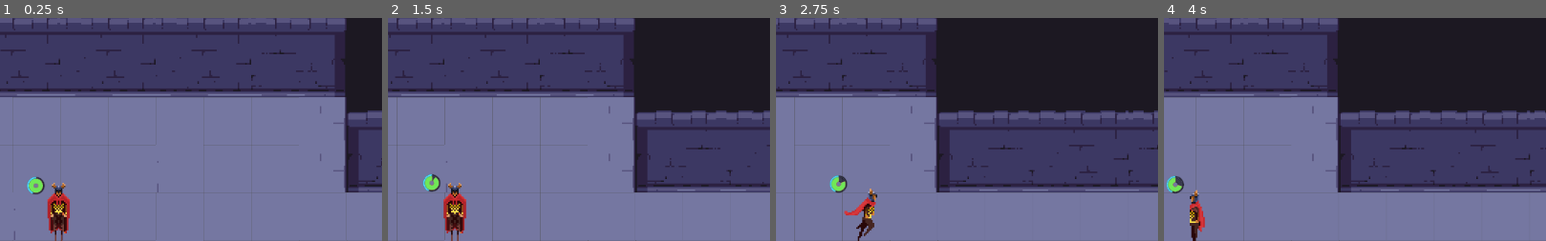
Above: before the commit, frames 1-4 (left to right).
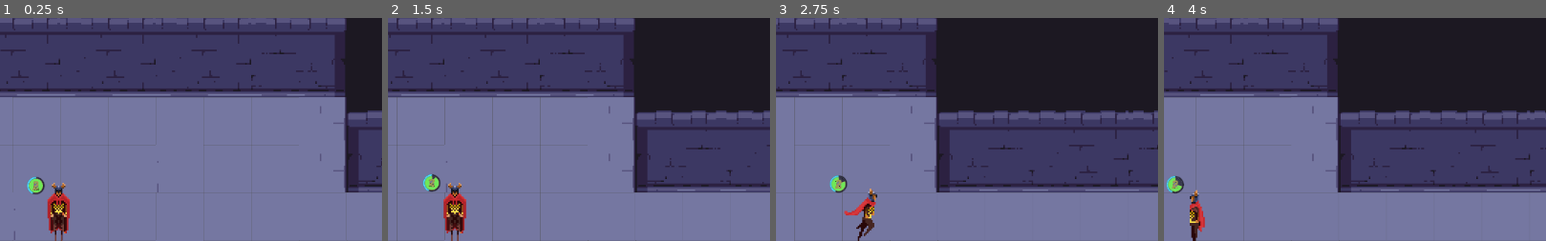
Above: after the commit, the same moments.

Repository: JoshMooney/Godot-Wild-Jam-17
Game: Godot game, scene res://Scenes/Sandbox.tscn
Same seed, same stepped clock (60 frames per second), same inputs: the game is played once before the commit and once after it.
Inputs (mouse positions are % of the whole screen's width and height, from its top left):
- Up to frame 1 (0.25 s): no input
- Up to frame 2 (1.5 s): tap Enter (ui_accept) at 0.5 s; move the mouse to (72, 45) at 0.52 s; hold Right (ui_right) 0.53-1.25 s; hold Enter (ui_accept) 0.53-1.25 s; click (72, 45) at 0.67 s; drag from (30, 55) to (45, 70) at 1.27 s
- Up to frame 3 (2.75 s): move the mouse to (60, 28) at 2.02 s; hold Right (ui_right) from 2.03 s (still down); hold Shift from 2.03 s (still down); tap Enter (ui_accept) at 2.3 s
- Up to frame 4 (4 s): release Right (ui_right) at 2.75 s; release Shift at 2.75 s; drag from (45, 70) to (20, 35) at 2.77 s; move the mouse to (80, 65) at 3.52 s; hold Left (ui_left) from 3.53 s (still down); hold Enter (ui_accept) from 3.53 s (still down)
The pictures show only the part of the screen within x 42-92%, y 11-61%; the shares and areas given below are measured in that part.

The runs differ from the first frame. In frame 1, less than 0.1% of the frame differs, in the area x 8-11%, y 73-78%; in frame 2, less than 0.1%; in frame 3, less than 0.1%; in frame 4, less than 0.1%.

Commit message:
Added second chance indicator to the health bar

Diff:
--- a/HealthMeter.gd
+++ b/HealthMeter.gd
@@ -75,4 +75,6 @@
 		bob_direction = -bob_direction
 	if pos.y > starting_position.y + bob_limits.y:
 		bob_direction = -bob_direction
+
+	$SecondChanceLogo.set_position(pos)
 	pass
--- a/Scenes/Player/Player.gd
+++ b/Scenes/Player/Player.gd
@@ -29,6 +29,16 @@
 	$Attack/Down_CollisionShape2D.disabled = true
 	$Attack/Up_CollisionShape2D.disabled = true
 	$Attack/Horizontal_CollisionShape2D.disabled = true
+	setSecondChanceLogo(has_second_chance)
+	pass
+
+func setSecondChanceLogo(sc):
+	has_second_chance = sc
+
+	if has_second_chance:
+		$HealthMeter/SecondChanceLogo.show()
+	else:
+		$HealthMeter/SecondChanceLogo.hide()
 	pass
 
 # Handle Second chance failed
@@ -123,6 +133,7 @@
 	$HealthMeter.set_values(100, health)
 	if health == 0:
 		if has_second_chance:
+			setSecondChanceLogo(false)
 			second_chance_active = true
 			$SecondChance.start()
 		else:
--- a/Scenes/Player/Player.tscn
+++ b/Scenes/Player/Player.tscn
@@ -137,7 +137,6 @@
 scale = Vector2( 0.4, 0.4 )
 frames = SubResource( 1 )
 animation = "idle"
-frame = 3
 playing = true
 __meta__ = {
 "_edit_lock_": true
--- a/Scenes/Second Chance/HealthMeter.tscn
+++ b/Scenes/Second Chance/HealthMeter.tscn
@@ -1,7 +1,8 @@
-[gd_scene load_steps=3 format=2]
+[gd_scene load_steps=4 format=2]
 
 [ext_resource path="res://HealthMeter.gd" type="Script" id=1]
 [ext_resource path="res://Assets/temp_health.png" type="Texture" id=2]
+[ext_resource path="res://Assets/2nd Chance Logo.png" type="Texture" id=3]
 
 [node name="HealthMeter" type="Node2D"]
 script = ExtResource( 1 )
@@ -10,3 +11,7 @@
 [node name="Sprite" type="Sprite" parent="."]
 visible = false
 texture = ExtResource( 2 )
+
+[node name="SecondChanceLogo" type="Sprite" parent="."]
+scale = Vector2( 0.05, 0.05 )
+texture = ExtResource( 3 )
Binary file added: Assets/2nd Chance Logo.png
Not shown, added: Assets/2nd Chance Logo.png.import
Binary file added: Assets/dungeon/dungeon_v3.1.png
Not shown, added: Assets/dungeon/door_opening.pdn
Not shown, added: Assets/dungeon/door_opening_alt.pdn
Not shown, added: Assets/dungeon/dungeon_v3.1.pdn
Not shown, added: Assets/dungeon/dungeon_v3.pdn
